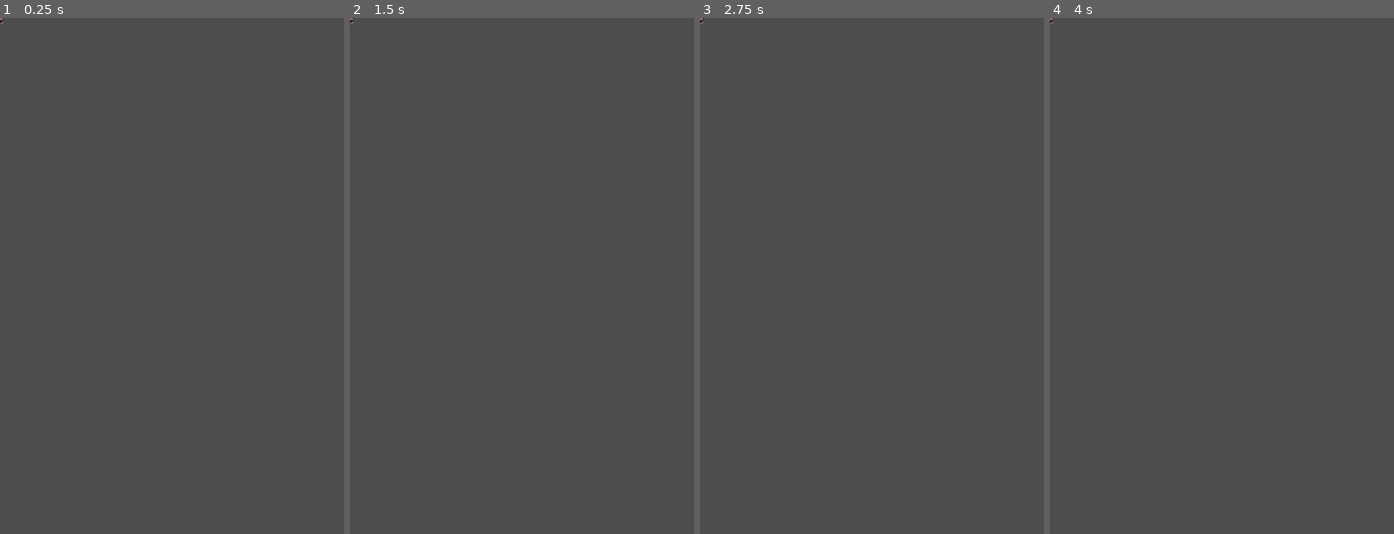
Above: before the commit, frames 1-4 (left to right).
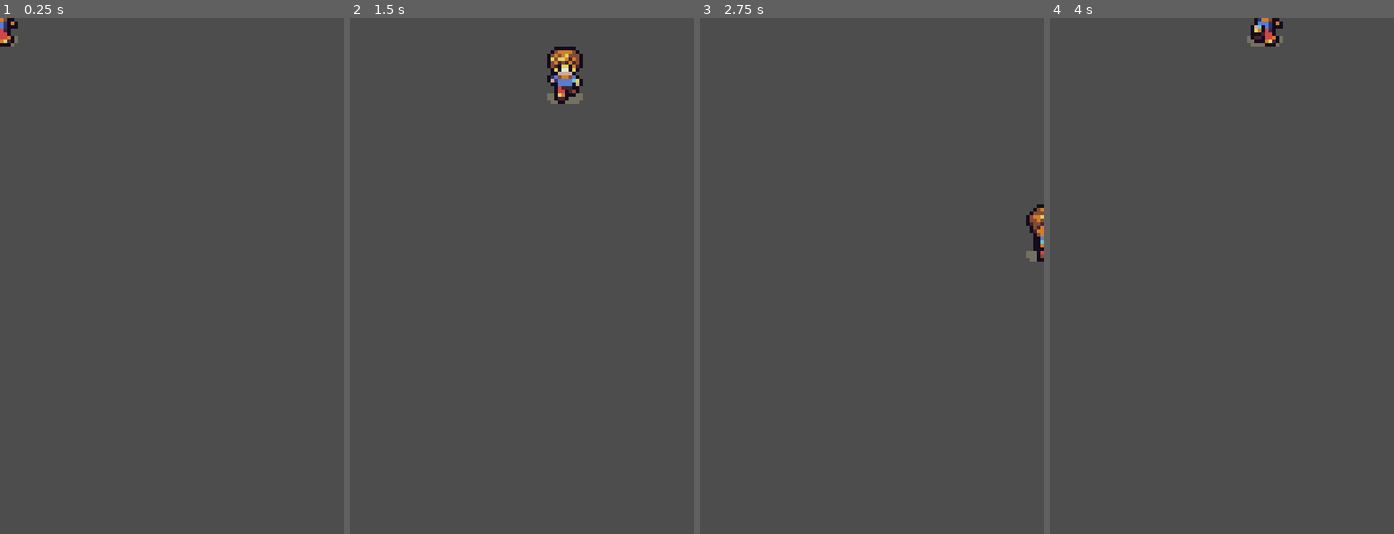
Above: after the commit, the same moments.

Repository: lchristophel/Little-Crown
Game: Godot game, scene res://scenes/player.tscn
The game is run twice, just before and just after one commit, with the same random seed, the same clock (stepped at 60 frames per second) and the same inputs. Before the commit the project has no main scene; this scene is started directly in both runs.
Inputs:
- Up to frame 1 (0.25 s): no input
- Up to frame 2 (1.5 s): tap Enter at 0.5 s; hold Right (move_right) 0.53-1.28 s; hold Down (move_down) from 1.28 s (still down)
- Up to frame 3 (2.75 s): release Down (move_down) at 2.03 s; hold Right (move_right) from 2.03 s (still down)
- Up to frame 4 (4 s): release Right (move_right) at 2.78 s; hold W (move_up) 2.78-3.53 s; hold A (move_left) from 3.53 s (still down)

The runs differ from the first frame. In frame 1, 0.2% of the frame differs, in the area x 0-6%, y 0-6%; in frame 2, 1.0%, in the area x 0-68%, y 0-17%; in frame 3, 0.5%; in frame 4, 0.5%.

Commit message:
player_script

Diff:
--- a/player.gd
+++ b/player.gd
@@ -13,6 +13,20 @@
 	if Input.is_action_pressed("move_left"):
 		velocity.x -= 1;
 	if Input.is_action_pressed("move_up"):
+		velocity.y -= 1;
+	if Input.is_action_pressed("move_down"):
 		velocity.y += 1;
-	if Input.is_action_pressed("move_down"):
-		velocity.y -= 1;
+
+	if velocity.length() > 0 :
+		velocity = velocity.normalized() * speed;
+		$AnimatedSprite2D.play();
+	else :
+		$AnimatedSprite2D.stop();
+
+	position += velocity * delta;
+	position = position.clamp(Vector2.ZERO, screen_size);
+
+	if velocity.x != 0 :
+		$AnimatedSprite2D.play("walk");
+	if velocity.y != 0 :
+		$AnimatedSprite2D.play("up");
--- a/project.godot
+++ b/project.godot
@@ -11,6 +11,7 @@
 [application]
 
 config/name="LittleCrown"
+run/main_scene="uid://ddmk8sevo5bwe"
 config/features=PackedStringArray("4.7", "Forward Plus")
 config/icon="res://icon.svg"
 
--- a/scenes/player.tscn
+++ b/scenes/player.tscn
@@ -3,6 +3,8 @@
 [ext_resource type="Texture2D" uid="uid://d3on2ft2lfrfy" path="res://art/playerGrey_up1.png" id="1_g2els"]
 [ext_resource type="Script" uid="uid://c1qxnt1q1rhvk" path="res://player.gd" id="1_qhqgy"]
 [ext_resource type="Texture2D" uid="uid://lhuuilfpim1l" path="res://art/playerGrey_up2.png" id="2_qhqgy"]
+[ext_resource type="Texture2D" uid="uid://c5hqmrvq817h5" path="res://art/playerGrey_walk1.png" id="4_qlg0r"]
+[ext_resource type="Texture2D" uid="uid://cpwwf64aigv1g" path="res://art/playerGrey_walk2.png" id="5_tuyoq"]
 
 [sub_resource type="SpriteFrames" id="SpriteFrames_xrivr"]
 animations = [{
@@ -17,7 +19,13 @@
 "name": &"up",
 "speed": 5.0
 }, {
-"frames": [],
+"frames": [{
+"duration": 1.0,
+"texture": ExtResource("4_qlg0r")
+}, {
+"duration": 1.0,
+"texture": ExtResource("5_tuyoq")
+}],
 "loop": 1,
 "name": &"walk",
 "speed": 5.0
@@ -28,13 +36,14 @@
 height = 16.0
 
 [node name="Player" type="Area2D" unique_id=1864919361]
+scale = Vector2(5, 5)
 script = ExtResource("1_qhqgy")
 metadata/_edit_group_ = true
 
 [node name="AnimatedSprite2D" type="AnimatedSprite2D" parent="." unique_id=1054519151]
 texture_filter = 1
 sprite_frames = SubResource("SpriteFrames_xrivr")
-animation = &"up"
+animation = &"walk"
 
 [node name="CollisionShape2D" type="CollisionShape2D" parent="." unique_id=1735055834]
 shape = SubResource("CapsuleShape2D_xrivr")
